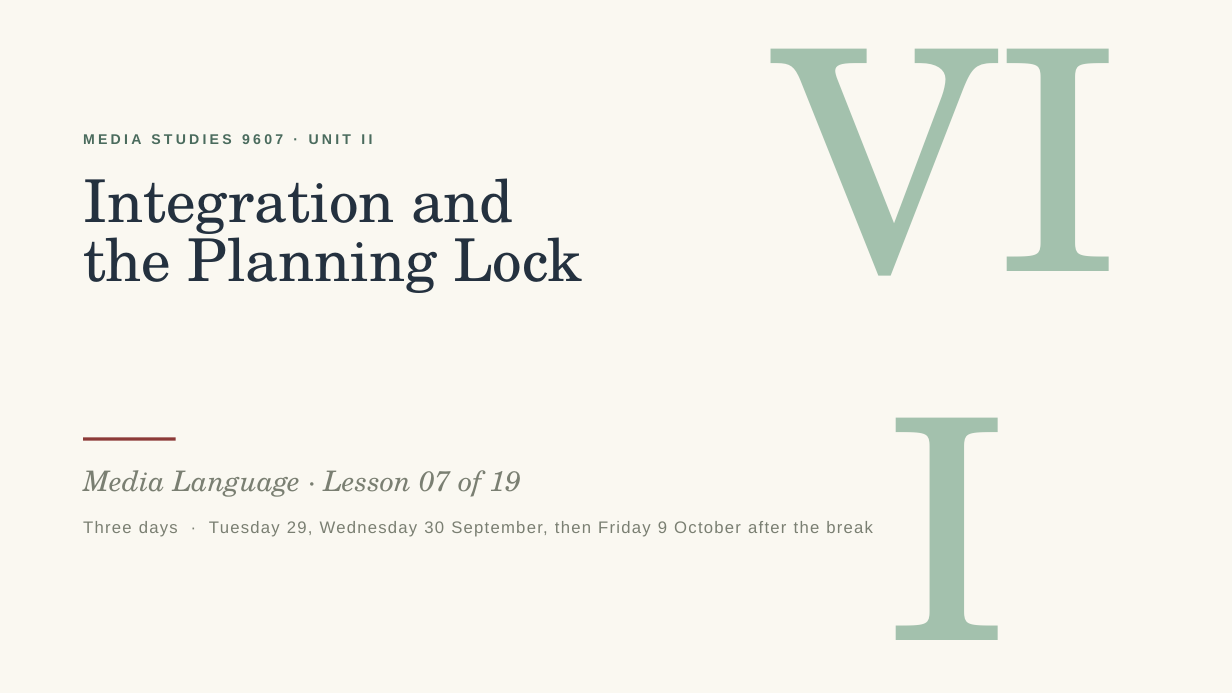
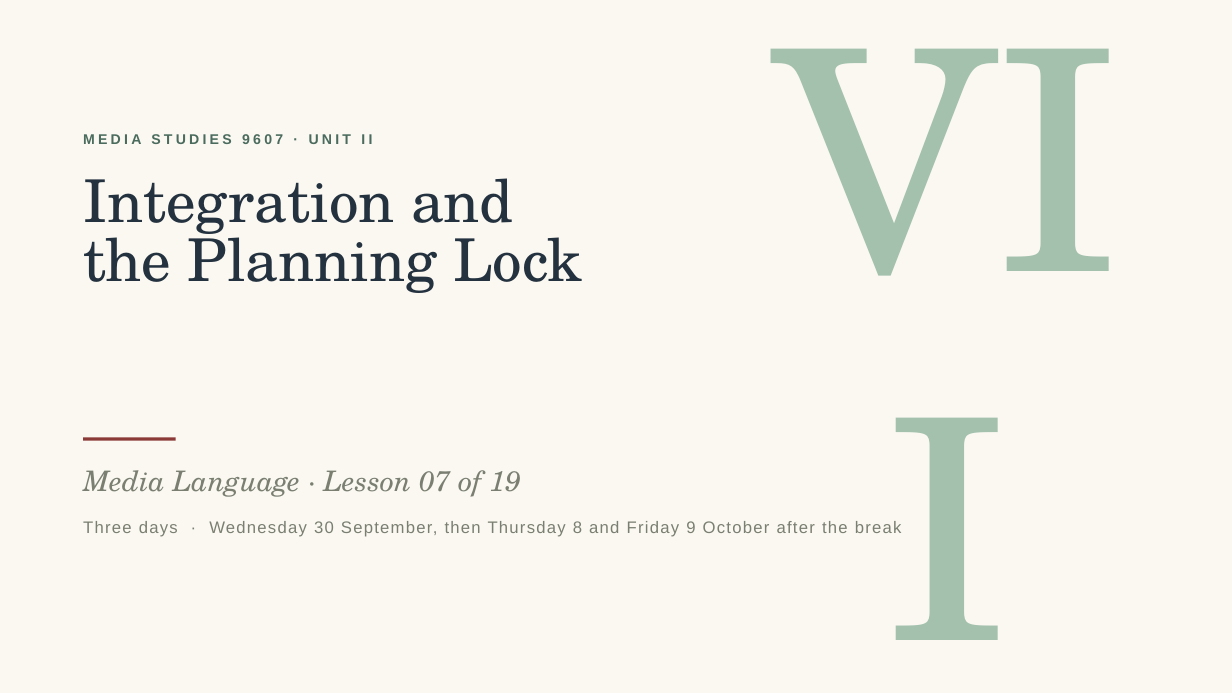
Before and after one commit to ohwowgreat/courses-site, a slide deck: slide 1 of content/decks/media-studies/media-studies-s1-lesson-07-integration-and-the-planning-lock.pptx. Drawn at 1232x693 pixels with LibreOffice and Linux fonts; fonts in the diff are those of the drawing. Boxes give left, top, right and bottom in pixels: in the first picture for what was removed or moved away, otherwise in the second. Text is boxed around its words. In the diff, an @@ line names an element or a change of style, - is before the commit and + after.

```diff
--- a/content/decks/media-studies/media-studies-s1-lesson-07-integration-and-the-planning-lock.pptx
+++ b/content/decks/media-studies/media-studies-s1-lesson-07-integration-and-the-planning-lock.pptx
@@ text at [83, 521, 902, 537]: text changed @@
-Three days · Tuesday 29, Wednesday 30 September, then Friday 9 October after the break
+Three days · Wednesday 30 September, then Thursday 8 and Friday 9 October after the break
```
Also in this commit, not shown: 7 other slides changed, 18 other files.
